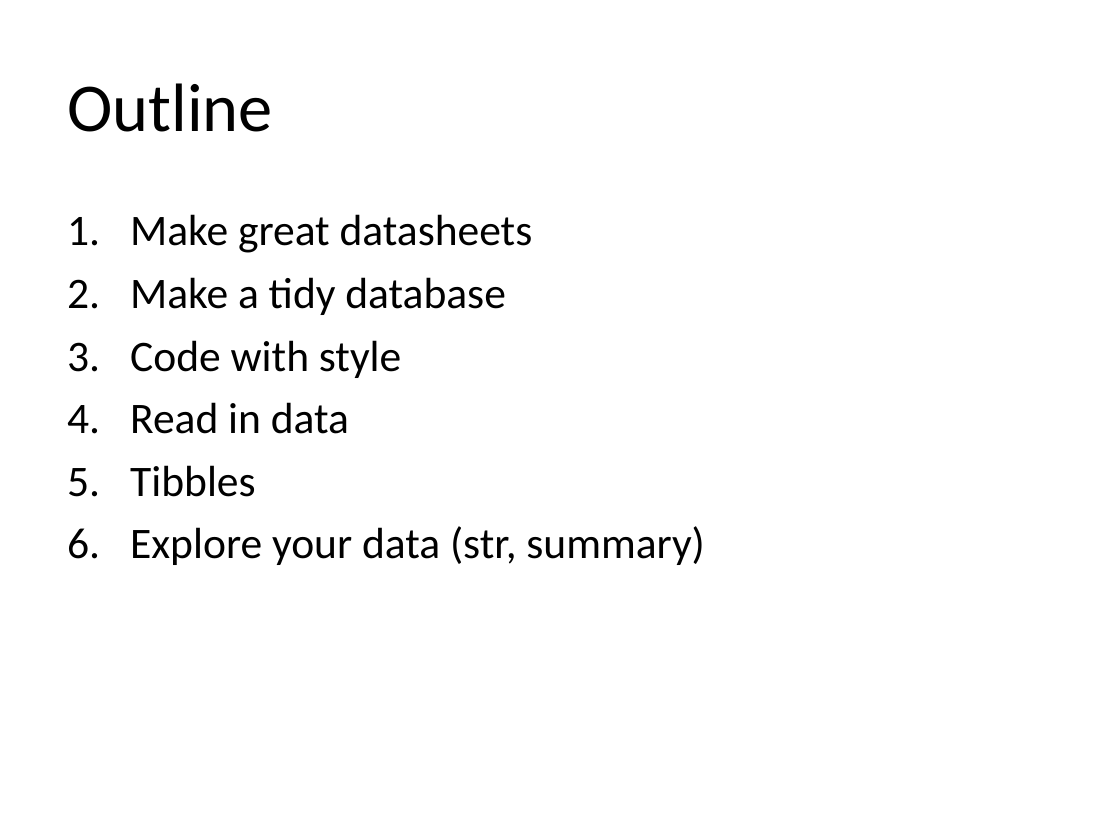
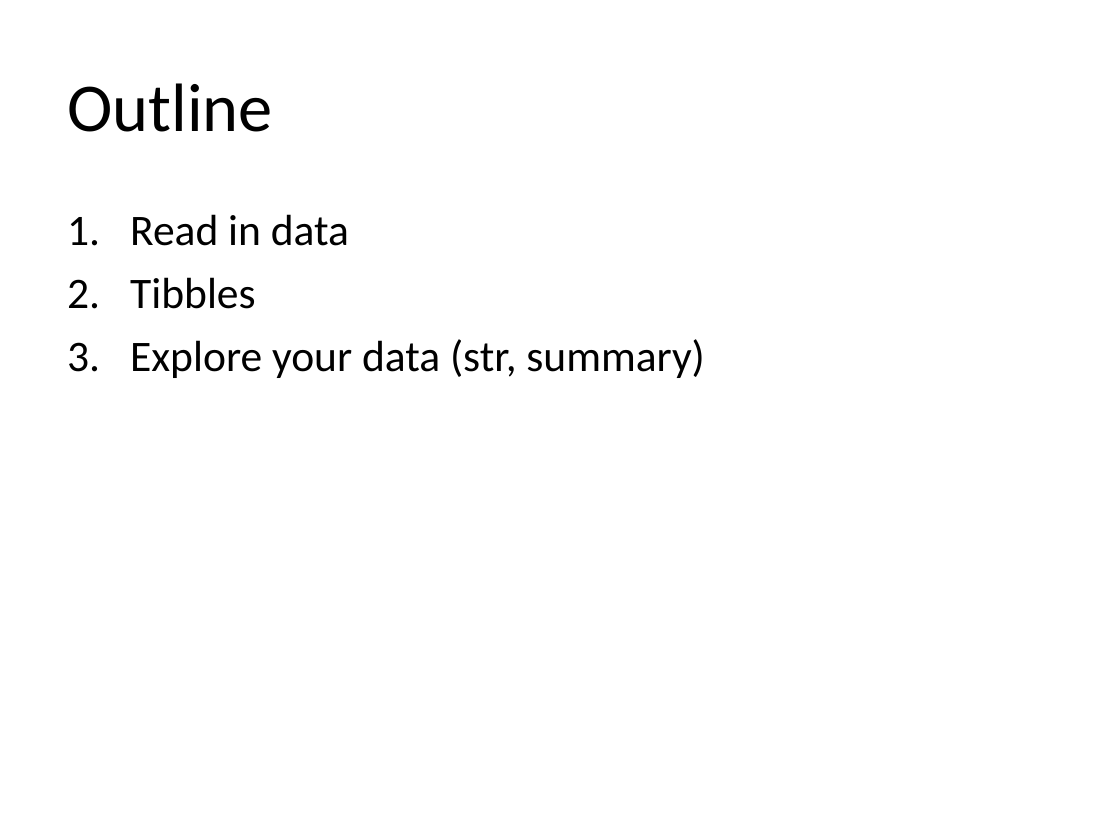
Before and after one commit to EEOB590A-Data-Science-in-R-Fall2021/CourseMaterials, a slide deck: slide 2 of 1. Intro to R/presentations/2. R-Intro_part2_2021.pptx. Drawn at 1120x840 pixels with LibreOffice and Linux fonts; fonts in the diff are those of the drawing. Boxes give left, top, right and bottom in pixels: in the first picture for what was removed or moved away, otherwise in the second. Text is boxed around its words. In the diff, an @@ line names an element or a change of style, - is before the commit and + after.

```diff
--- a/1. Intro to R/presentations/2. R-Intro_part2_2021.pptx
+++ b/1. Intro to R/presentations/2. R-Intro_part2_2021.pptx
@@ text at [130,214,533,378]: paragraphs removed @@
-1. Make great datasheets
-2. Make a tidy database
-3. Code with style
```
Also in this commit, not shown: 6 other slides changed, 3 slides added, 15 slides removed, 9 other files.
